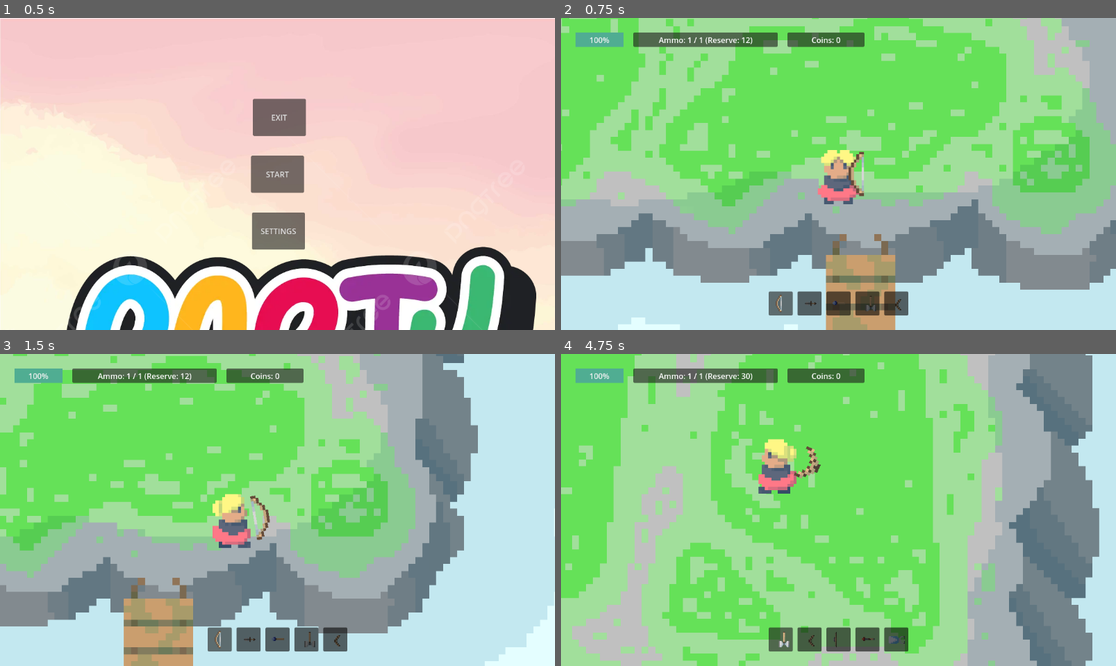
Above: before the commit, frames 1-4 (two rows, left to right).
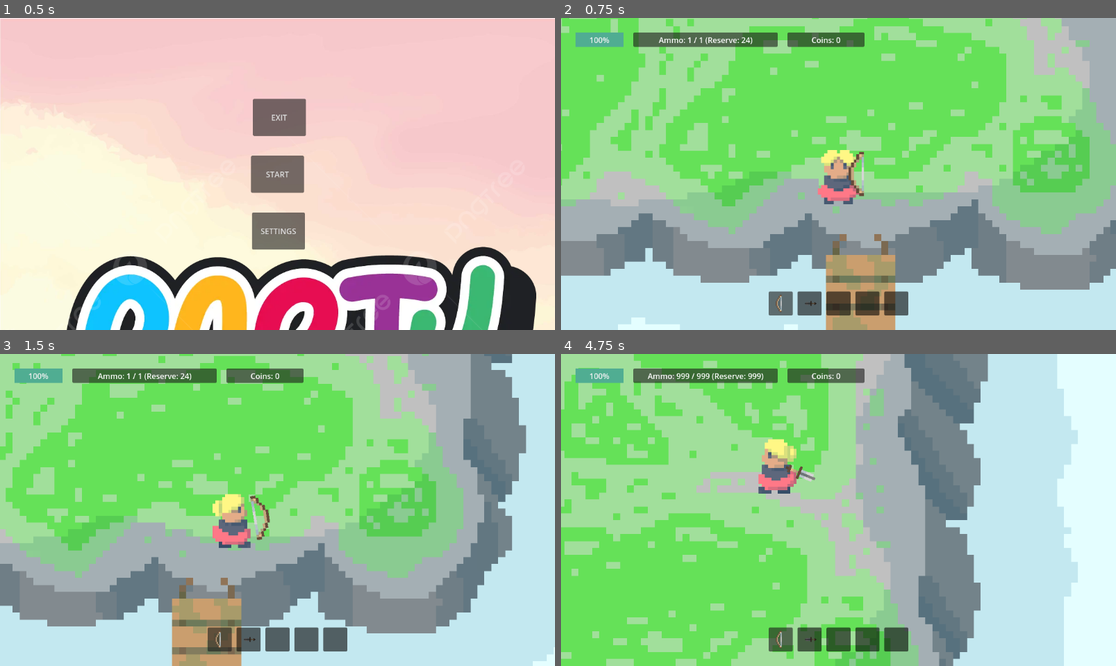
Above: after the commit, the same moments.

Repository: Kryzi/Eksamens-projekt
Game: Godot game, scene res://scenes/main_menu/main_menu.tscn
The game is run twice, just before and just after one commit, with the same random seed, the same clock (stepped at 60 frames per second) and the same inputs.
Inputs (mouse positions are in pixels of both pictures, inside the frame that each line leads up to):
- Up to frame 1 (0.5 s): no input
- Up to frame 2 (0.75 s): click "START" at 0.5 s
- Up to frame 3 (1.5 s): move the mouse to (399, 494) at 1.27 s; hold D (Right) from 1.28 s (still down); tap 0 (0) at 1.35 s
- Up to frame 4 (4.75 s): tap X (x) at 1.55, 2.1, 3.05, 4.55 s; move the mouse to (727, 525) at 2.02 s; release D (Right) at 2.03 s; hold S (Down) 2.03-2.78 s; tap 0 (0) at 2.3, 2.85, 3.8 s; move the mouse to (894, 441) at 2.77 s; hold D (Right) 2.78-3.53 s; move the mouse to (810, 572) at 3.52 s; hold W (Up) 3.53-4.28 s; tap Shift (Dash) at 3.6 s; move the mouse to (1005, 556) at 4.27 s; press the mouse at (1005, 556) at 4.28 s; hold A (Left) from 4.28 s (still down)

Frame 1 is identical in both runs. In frame 2, less than 0.1% of the frame differs, in the area x 32-62%, y 6-94%; in frame 3, 48%; in frame 4, 76%, in the area x 0-100%, y 0-100%.

Commit message:
playtest version (alt developer pis fjernet)

Diff:
--- a/scenes/main/player.tscn
+++ b/scenes/main/player.tscn
@@ -24,13 +24,7 @@
 [ext_resource type="Texture2D" uid="uid://bapq1gfqn4obu" path="res://sprites/spiller/spiller-venstre_walk-1.png" id="16_xwamc"]
 [ext_resource type="Texture2D" uid="uid://bc4h84ngtv55m" path="res://sprites/spiller/spiller-venstre_walk-3.png" id="17_dhuxc"]
 [ext_resource type="PackedScene" uid="uid://bf082ldlxis2j" path="res://scenes/weapons/basic_knife/basic_knife.tscn" id="20_y8slu"]
-[ext_resource type="PackedScene" uid="uid://ca64n4anj8bud" path="res://scenes/weapons/water_staff/water_staff.tscn" id="21_ufdrw"]
 [ext_resource type="Script" path="res://scripts/ui/camera_2d.gd" id="21_xaw4o"]
-[ext_resource type="PackedScene" uid="uid://dg6msycllecxg" path="res://scenes/weapons/giant_hammer/giant_hammer.tscn" id="22_tdwqi"]
-[ext_resource type="PackedScene" uid="uid://d0v146npydiyy" path="res://scenes/weapons/boomerang/boomerang_weapon.tscn" id="23_unme0"]
-[ext_resource type="PackedScene" uid="uid://ddfq48ogx6vhq" path="res://scenes/weapons/shield/shield.tscn" id="24_52xt8"]
-[ext_resource type="PackedScene" uid="uid://556qme2y04kq" path="res://scenes/weapons/fire_staff/fire_staff.tscn" id="25_7lfdu"]
-[ext_resource type="PackedScene" uid="uid://c8qnpo7dkw86m" path="res://scenes/weapons/ice_cannon/ice_cannon.tscn" id="26_klgc6"]
 
 [sub_resource type="SpriteFrames" id="SpriteFrames_a5exy"]
 animations = [{
@@ -208,19 +202,6 @@
 [node name="BasicKnife" parent="Weapon" instance=ExtResource("20_y8slu")]
 FPS_SpeedScale = 2.5
 
-[node name="Water Staff" parent="Weapon" instance=ExtResource("21_ufdrw")]
-
-[node name="KæmpeHammer" parent="Weapon" instance=ExtResource("22_tdwqi")]
-
-[node name="Boomerang (weapon)" parent="Weapon" instance=ExtResource("23_unme0")]
-
-[node name="Skjold" parent="Weapon" instance=ExtResource("24_52xt8")]
-position = Vector2(149, -50)
-
-[node name="FireStaff" parent="Weapon" instance=ExtResource("25_7lfdu")]
-
-[node name="IsKanon" parent="Weapon" instance=ExtResource("26_klgc6")]
-
 [node name="Damage" type="Area2D" parent="."]
 
 [node name="Hitbox" type="CollisionShape2D" parent="Damage"]
--- a/scenes/weapons/basic_bow/basic_bow.tscn
+++ b/scenes/weapons/basic_bow/basic_bow.tscn
@@ -42,6 +42,7 @@
 Bullet = ExtResource("2_bgxbw")
 WeaponSound = NodePath("BowSound")
 magSize = 1
+maxAmmo = 24
 reloadTime = 1.0
 metadata/IconId = "BasicBow"
 
--- a/scripts/enemies/boss/gigaged.gd
+++ b/scripts/enemies/boss/gigaged.gd
@@ -8,7 +8,7 @@
 var attacking = false
 
 @export var thinkTime = 1.0
-@export var health = 150
+@export var health = 200
 @export var bullet_scene: PackedScene
 @export_range(0, 2 * PI) var alpha: float = 0.0
 @export var trampDonwTime = 1.0
--- a/scripts/enemies/enemy_1.gd
+++ b/scripts/enemies/enemy_1.gd
@@ -1,7 +1,7 @@
 extends CharacterBody2D
 
 var speed = 10000
-var health = 2
+var health = 18
 var Enemy_state: String = "Walking"
 var last_direction: Vector2 = Vector2.DOWN
 var player_in_attack_range = false  # Holder styr på, om spilleren er tæt nok på til angreb
--- a/scripts/enemies/enemy_2.gd
+++ b/scripts/enemies/enemy_2.gd
@@ -1,7 +1,7 @@
 extends CharacterBody2D
 
 var speed = 5000
-var health = 5
+var health = 30
 var theta: float = 0.0
 var Enemy_state: String = "Walking"
 var player_in_attack_range = false  # Holder styr på, om spilleren er tæt nok på til angreb
--- a/scripts/enemies/enemy_3.gd
+++ b/scripts/enemies/enemy_3.gd
@@ -1,7 +1,7 @@
 extends CharacterBody2D
 
 var speed = 10000
-var health = 1
+var health = 15
 var last_direction: Vector2 = Vector2.DOWN
 var player_in_attack_range = false  # Holder styr på, om spilleren er tæt nok på til angreb
 
--- a/scripts/main/player.gd
+++ b/scripts/main/player.gd
@@ -2,7 +2,7 @@
 
 @export var maxHealth: int = 20
 var currentHealth: int
-var speed: int = 50000 # speed in pixels/sec
+var speed: int = 25000 # speed in pixels/sec
 var player_state: String = "Idle"
 var last_direction: Vector2 = Vector2.DOWN  # Standardretning
 var recoil_velocity: Vector2
@@ -10,7 +10,7 @@
 # Dash
 var dashTime = 0.2
 var dashing = false
-var dashForce = 1800
+var dashForce = 1200
 var dash_velocity
 var dashCD = 1.0
 var canDash = true
Not shown: 1 places in scenes/main/player.tscn that only renumber resources
